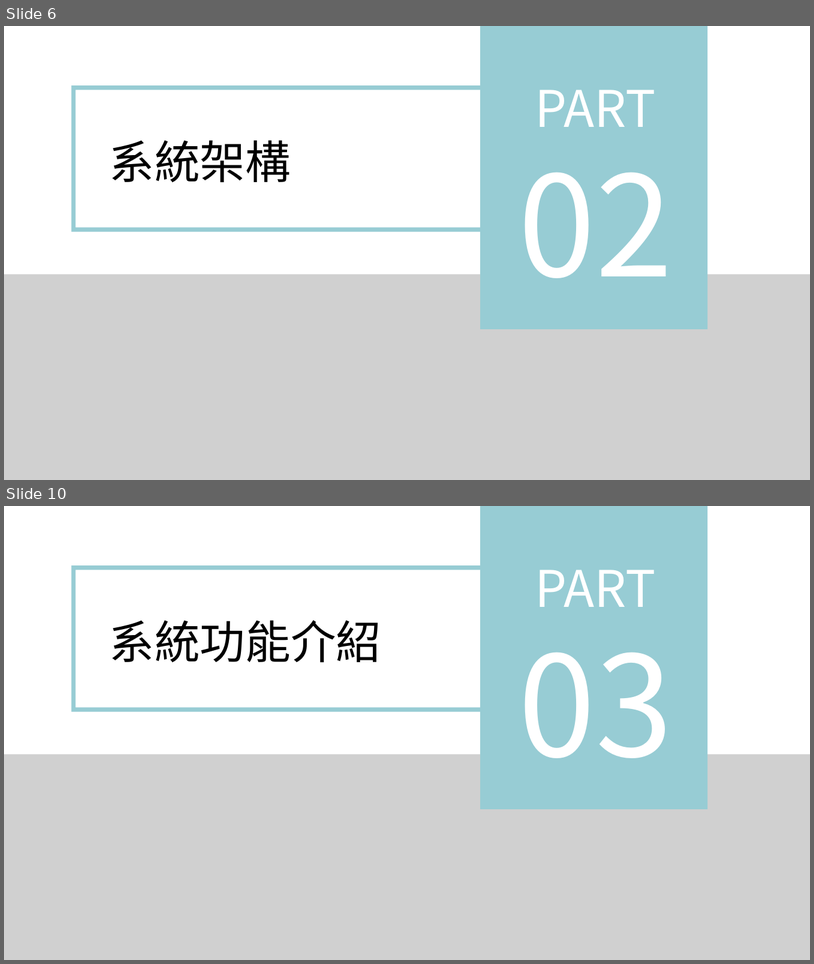
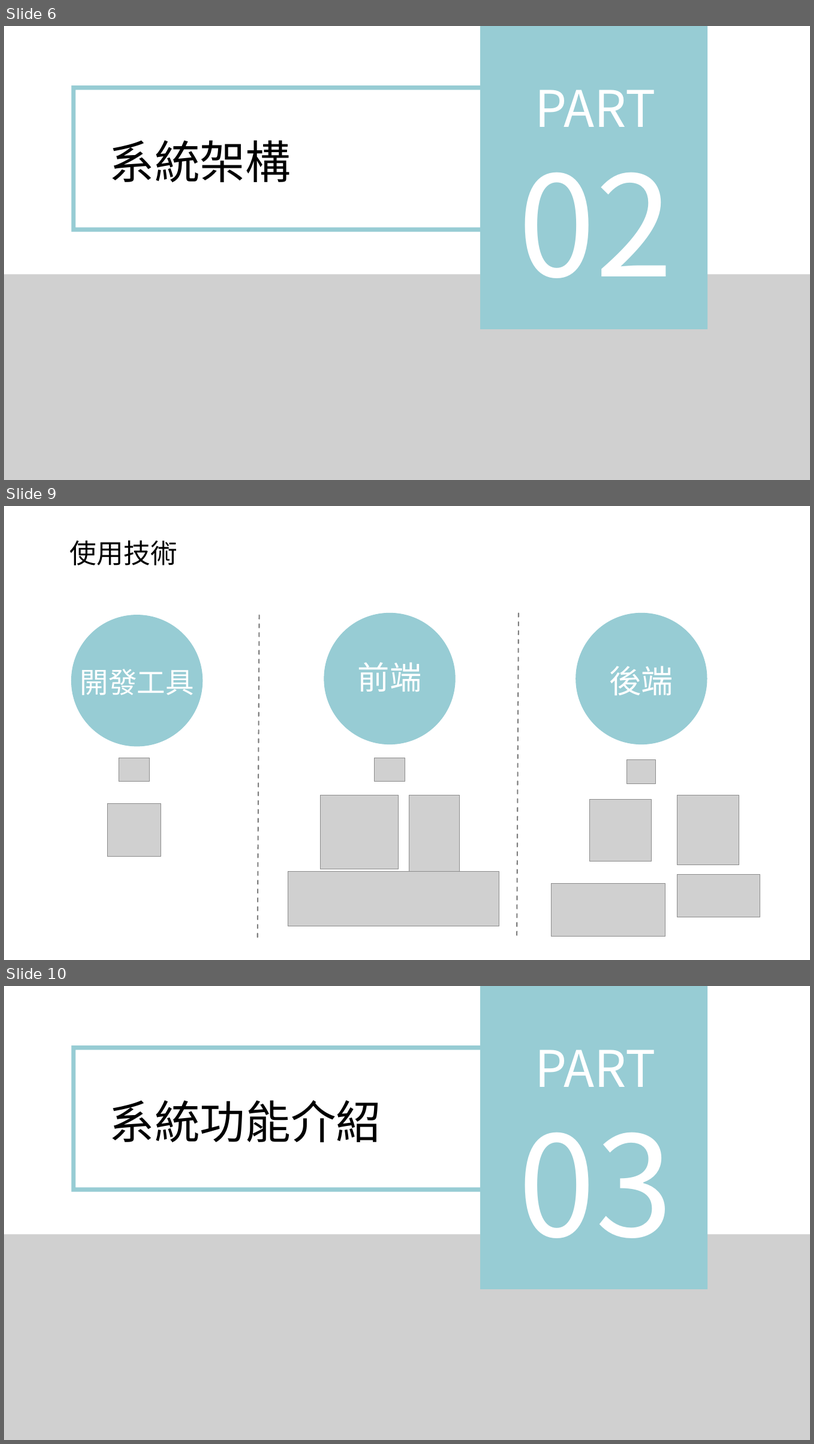
Before and after one commit to NTUB111208/mrtaipei-docs, a slide deck: files/PPT/二技第111208組-MRTaipei｜台北先生-簡報.pptx. Shown one above the other, each under a label of ours: slides 6 and 10 before the commit, slides 6, 9 and 10 after it; the slides between them are not shown. The pictures are 814x964 and 814x1444 pixels, drawn with LibreOffice and Linux fonts; fonts in the diff are those of the drawing; grey boxes stand for pictures. Boxes give left, top, right and bottom in pixels: in the first picture for what was removed or moved away, otherwise in the second. Text is boxed around its words. In the diff, an @@ line names an element or a change of style, - is before the commit and + after.

```diff
--- a/files/PPT/二技第111208組-MRTaipei｜台北先生-簡報.pptx
+++ b/files/PPT/二技第111208組-MRTaipei｜台北先生-簡報.pptx
@@ slide 9 added at <box>4,506,810,960</box>, background #FFFFFF @@
@@ text added at <box>70,540,177,565</box>, 32 pt, text #000000 @@
+使用技術
@@ ellipse added at <box>324,613,456,744</box>, fill #97CCD4, outline #97CCD4 0.75 pt @@
@@ line added from (519, 613) to (517, 936), #7F7F7F 1.5 pt dashed @@
@@ ellipse added at <box>576,613,708,744</box>, fill #97CCD4, outline #97CCD4 0.75 pt @@
@@ ellipse added at <box>72,615,203,746</box>, fill #97CCD4, outline #97CCD4 0.75 pt @@
@@ line added from (259, 615) to (257, 937), #7F7F7F 1.5 pt dashed @@
@@ text added at <box>358,662,422,691</box>, 38 pt, text #FFFFFF @@
+前端
@@ text added at <box>610,666,674,696</box>, 38 pt, text #FFFFFF @@
+後端
@@ text added at <box>80,669,194,695</box>, 34 pt, text #FFFFFF @@
+開發工具
@@ picture added at <box>119,757,149,781</box> @@
@@ picture added at <box>375,757,405,781</box> @@
@@ picture added at <box>628,759,657,783</box> @@
@@ picture added at <box>108,804,161,857</box> @@
@@ picture added at <box>320,795,399,870</box> @@
@@ picture added at <box>410,795,460,871</box> @@
@@ picture added at <box>590,799,651,861</box> @@
@@ picture added at <box>678,795,740,865</box> @@
@@ picture added at <box>288,871,500,926</box> @@
@@ picture added at <box>551,883,666,936</box> @@
@@ picture added at <box>678,874,761,917</box> @@
```
Also in this commit, not shown: 2 slides changed, 1 slide removed.
